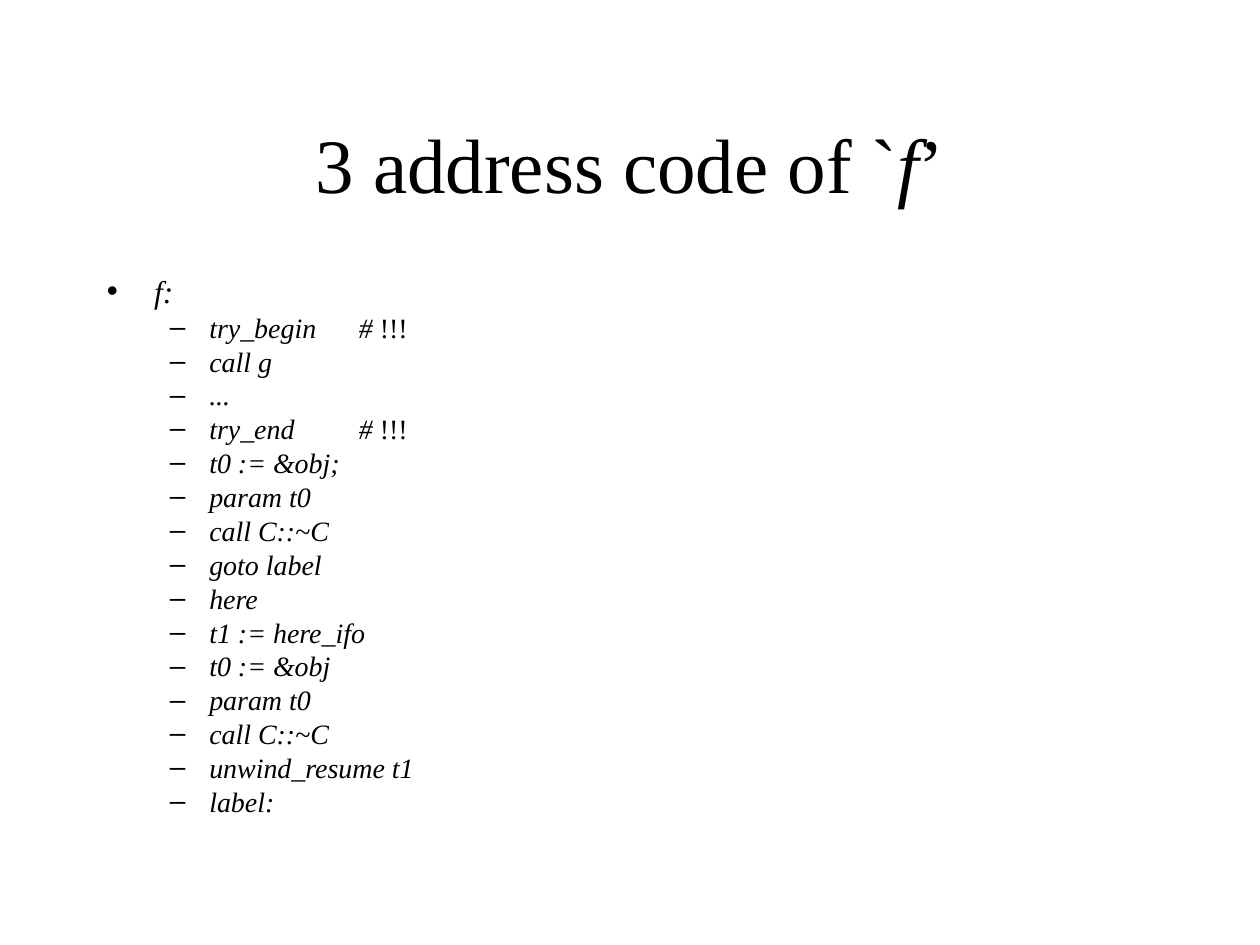
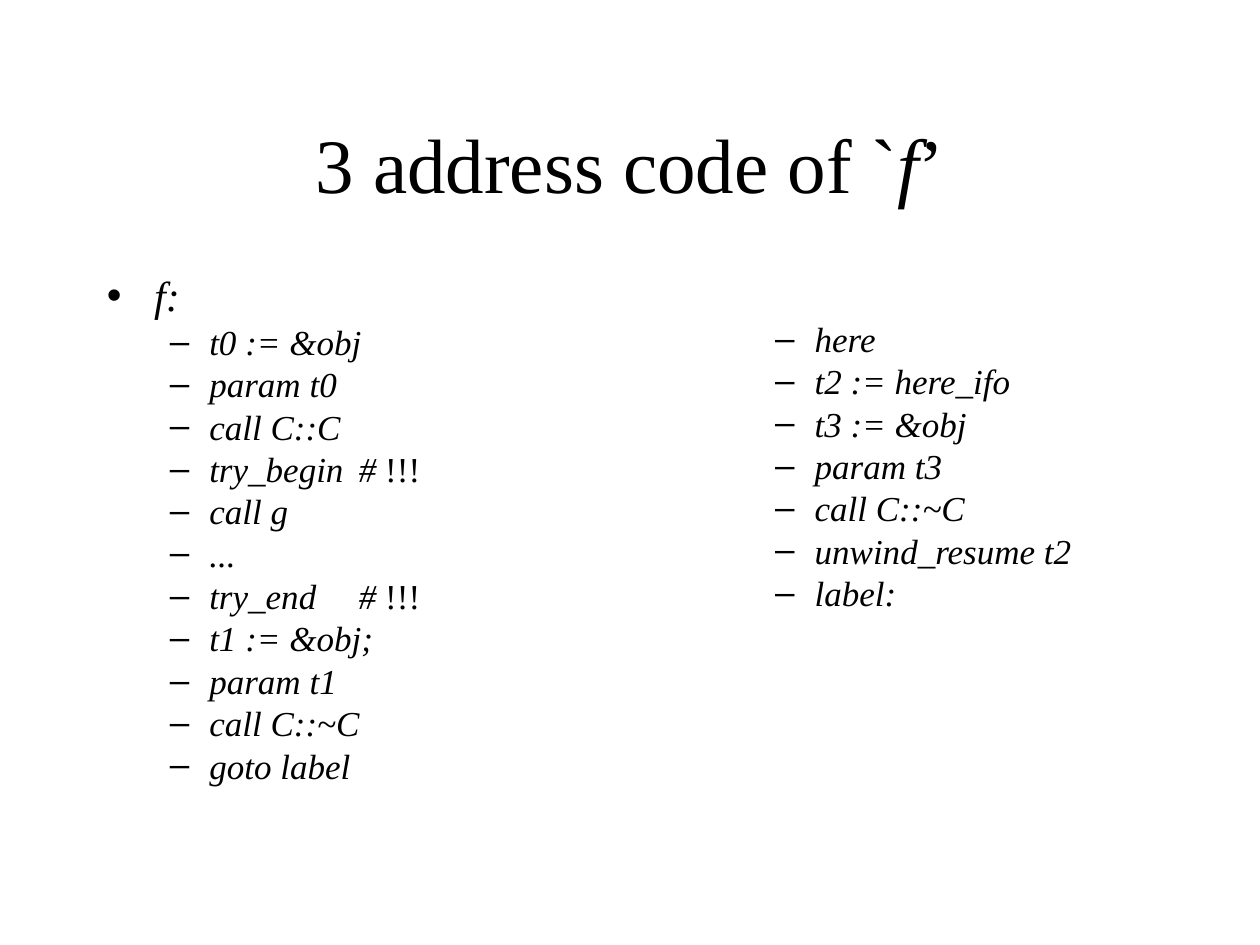
Before and after one commit to KeiHasegawa/cxx_doc, a slide deck: slide 3 of 25_exception_destructor_e.ppt. Drawn at 1260x945 pixels with LibreOffice and Linux fonts; fonts in the diff are those of the drawing. Boxes give left, top, right and bottom in pixels: in the first picture for what was removed or moved away, otherwise in the second. Text is boxed around its words. In the diff, an @@ line names an element or a change of style, - is before the commit and + after.

```diff
--- a/25_exception_destructor_e.ppt
+++ b/25_exception_destructor_e.ppt
@@ text at [154,281,360,786]: size 18 to 24 pt in "f:"; size 16 to 20 pt in "try_begin # !!!", "call g", "...", "try_end # !!!" and 2 more places; more space between paragraphs @@
@@ text added at [815,327,1071,607], 20 pt, text #000000, italic @@
+  – here
+  – t2 := here_ifo
+  – t3 := &obj
+  – param t3
+  – call C::~C
+  – unwind_resume t2
+  – label:
@@ text at [209,330,361,441]: paragraphs added @@
+  – t0 := &obj
+  – param t0
+  – call C::C
@@ text at [209,589,414,813]: paragraphs removed @@
-  – here
-  – t1 := here_ifo
-  – t0 := &obj
-  – param t0
-  – call C::~C
-  – unwind_resume t1
-  – label:
@@ text at [209,626,373,701]: text changed; size 16 to 20 pt @@
-  – t0 := &obj;
-  – param t0
+  – t1 := &obj;
+  – param t1
```
Also in this commit, not shown: 2 other slides changed, 1 other file.
